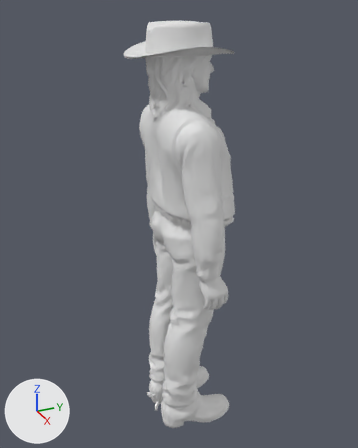
The glTF model assets/people/colter_rider_s2_talking.glb as it was, and as the next commit left it.
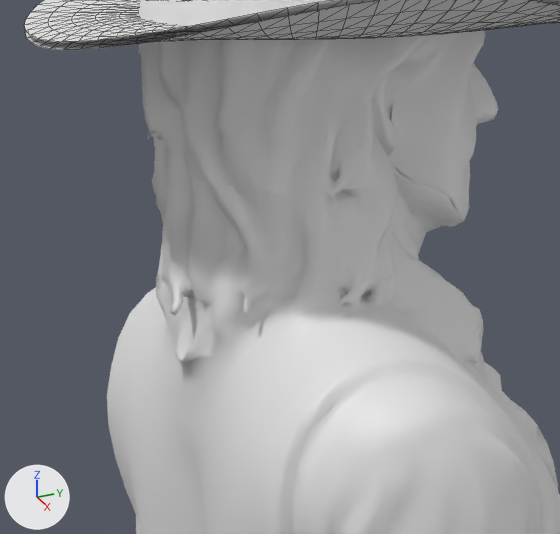
There are two pictures of each version: one whole from a 50 mm lens placed at (1.731, -0.791, 1.868), pointed at (-0.04, 0.006, 0.983), one close up on the part from 33% to 63% of the width and 11% to 34% of the height. Arrows for +X, +Y and +Z are at lower left; the lights stay in place. The older version's two pictures come first. The close-ups show mesh edges as thin lines.

Names of what the first close-up shows: 'body_head', 'body_skin', 'cloth_hat', 'cloth_hat_brim'.
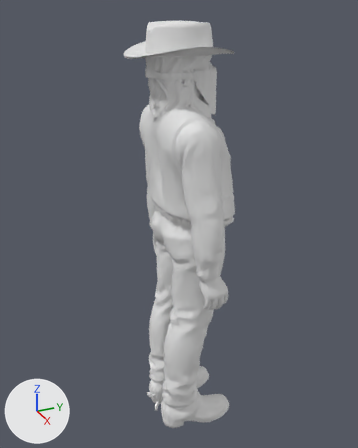
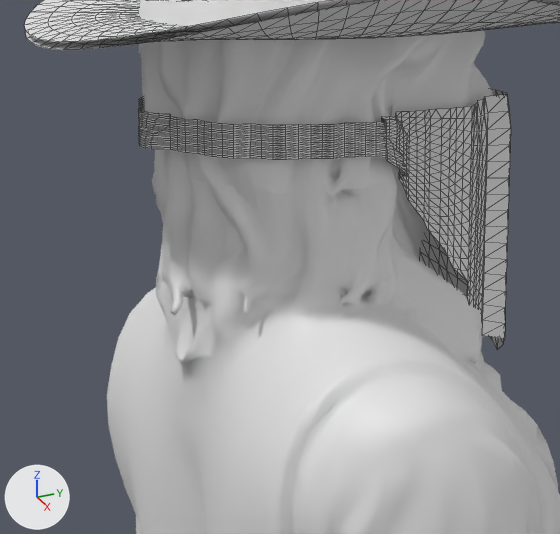
Where the change shows, as pixel boxes [x1, y1, x2, y2] in the close-ups (560 x 534 px):
'cloth_bandana_mask', added
    after: [138, 89, 511, 349]

What changed in the scene script:
```text
Add me_cloth_bandana_mask:
    me_cloth_bandana_mask.from_pydata(...)  # 1536 vertices, 2880 faces; spans x -0.112..0.111, y -0.143..0.141, z 1.441..1.629
Add ob_cloth_bandana_mask:
    ob_cloth_bandana_mask = bpy.data.objects.new('cloth_bandana_mask', me_cloth_bandana_mask)
    ob_cloth_bandana_mask.location = (0.0, 0.0, 0.0)
```
